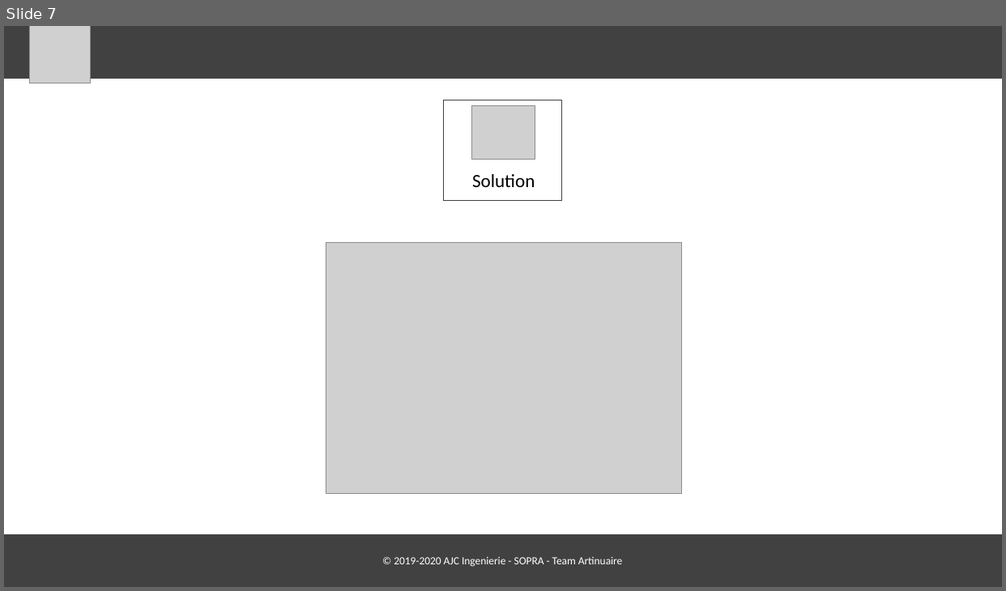
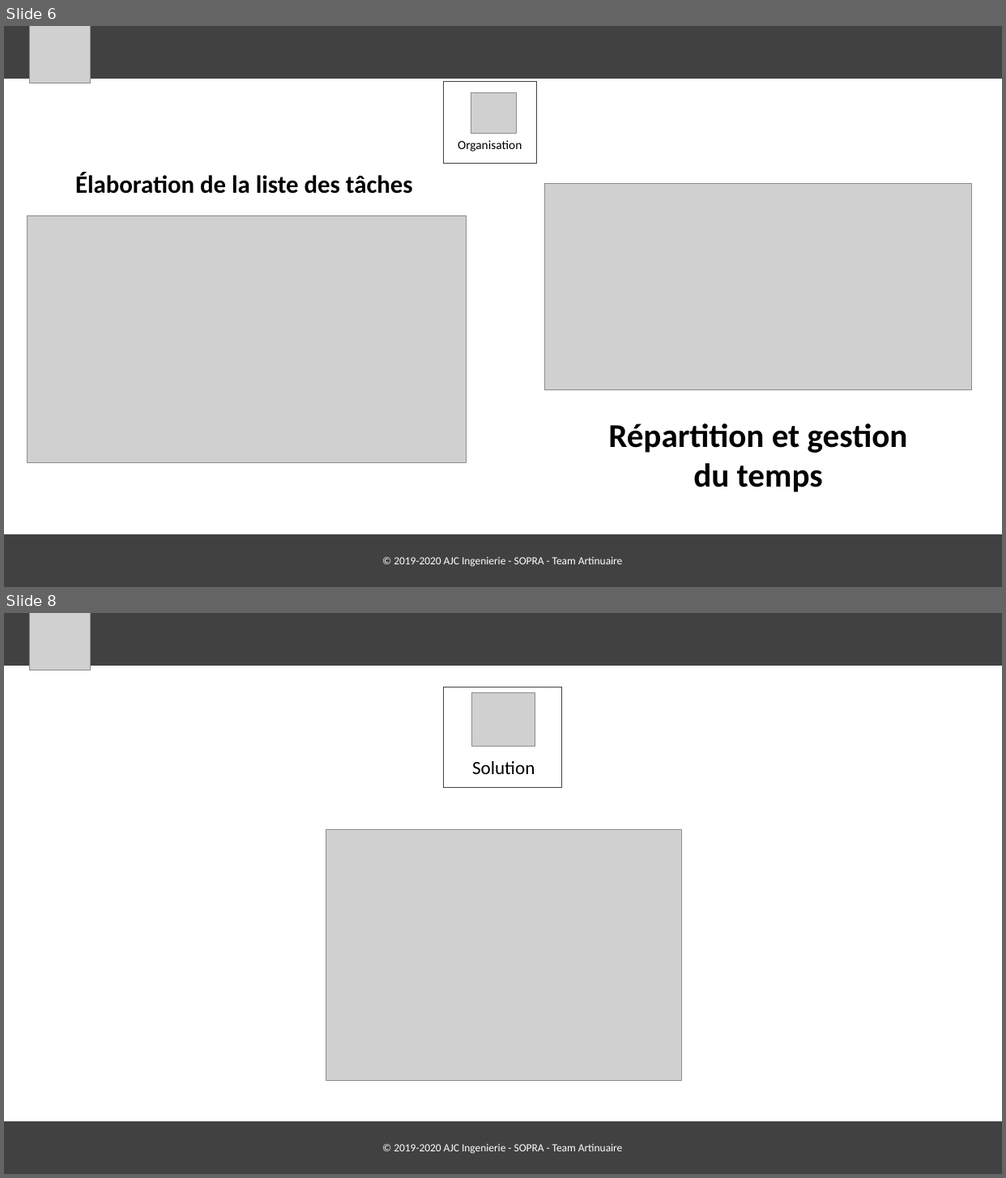
Before and after one commit to alredinor/diapo, a slide deck: alban.pptx. Shown one above the other, each under a label of ours: slide 7 before the commit, slides 6 and 8 after it; the slides between them are not shown. The pictures are 1006x591 and 1006x1178 pixels, drawn with LibreOffice and Linux fonts; fonts in the diff are those of the drawing; grey boxes stand for pictures. Boxes give left, top, right and bottom in pixels: in the first picture for what was removed or moved away, otherwise in the second. Text is boxed around its words. In the diff, an @@ line names an element or a change of style, - is before the commit and + after.

```diff
--- a/alban.pptx
+++ b/alban.pptx
@@ slide 6 added at (x1=4, y1=26, x2=1002, y2=587), background #FFFFFF @@
@@ rectangle added at (x1=4, y1=26, x2=1002, y2=79), fill #414141 @@
@@ picture added at (x1=29, y1=26, x2=91, y2=83) @@
@@ rectangle added at (x1=444, y1=81, x2=537, y2=163), outline #414141 1 pt @@
@@ picture added at (x1=471, y1=92, x2=517, y2=133) @@
@@ text added at (x1=458, y1=140, x2=522, y2=152), 12 pt, text #000000 @@
+Organisation
@@ text added at (x1=75, y1=172, x2=413, y2=194), 24 pt, text #000000, bold @@
+Élaboration de la liste des tâches
@@ picture added at (x1=544, y1=184, x2=972, y2=390) @@
@@ picture added at (x1=27, y1=216, x2=466, y2=464) @@
@@ text added at (x1=608, y1=424, x2=908, y2=493), 32 pt, text #000000, bold @@
+Répartition et gestion du temps
@@ rectangle added at (x1=4, y1=535, x2=1002, y2=587), fill #414141 @@
@@ text added at (x1=394, y1=557, x2=623, y2=567), 10.5 pt, text #FFFFFF @@
+© 2019-2020 AJC Ingenierie - SOPRA - Team Artinuaire
@@ what was slide 7 is now slide 8 @@
```
Also in this commit, not shown: 6 slides changed, 1 slide removed.
